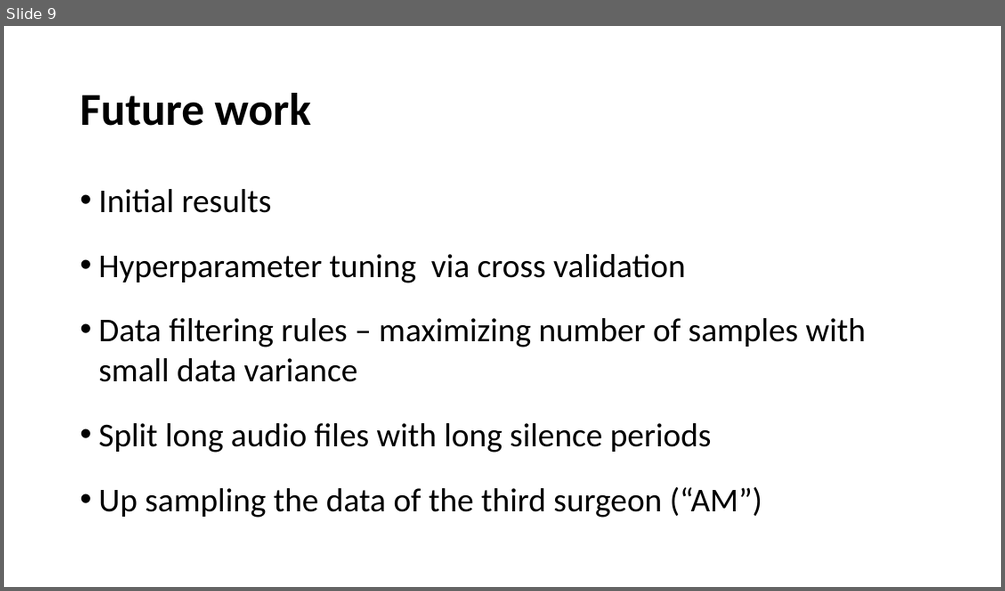
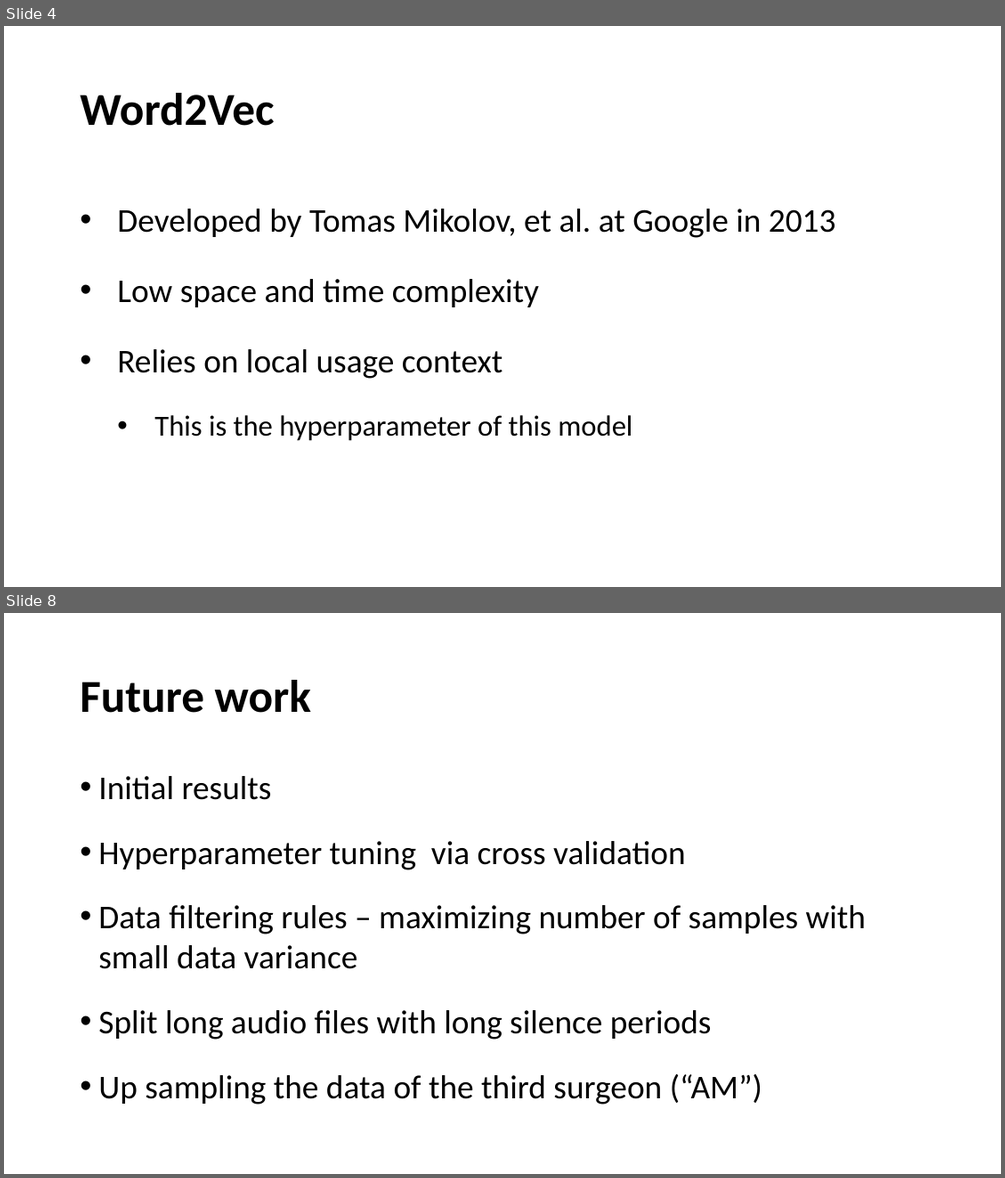
Before and after one commit to chensh3/word2vec_vs_glove, a slide deck: mid_term.pptx. Shown one above the other, each under a label of ours: slide 9 before the commit, slides 4 and 8 after it; the slides between them are not shown. The pictures are 1005x591 and 1005x1178 pixels, drawn with LibreOffice and Linux fonts; fonts in the diff are those of the drawing; background and template pictures are left out. Boxes give left, top, right and bottom in pixels: in the first picture for what was removed or moved away, otherwise in the second. Text is boxed around its words. In the diff, an @@ line names an element or a change of style, - is before the commit and + after.

```diff
--- a/mid_term.pptx
+++ b/mid_term.pptx
@@ slide 4 added at (4,26,1001,587), background #FFFFFF @@
@@ title added at (80,93,274,126), 44 pt, text #000000, bold @@
+Word2Vec
@@ text added at (117,208,836,441), 32 pt, text #000000 @@
+• Developed by Tomas Mikolov, et al. at Google in 2013
+• Low space and time complexity
+• Relies on local usage context
+  • This is the hyperparameter of this model
@@ what was slide 9 is now slide 8 @@
```
Also in this commit, not shown: 4 slides changed, 3 other slides added, 5 slides removed, 1 other file.
